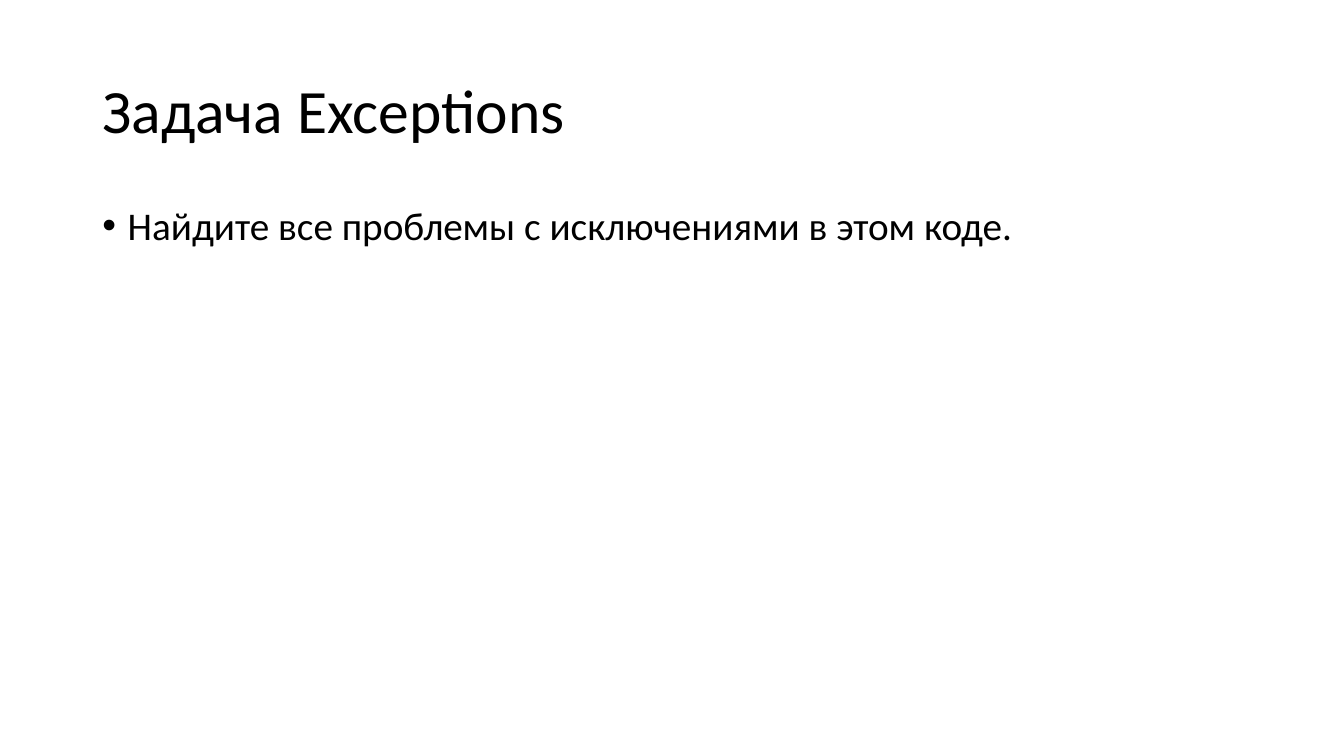
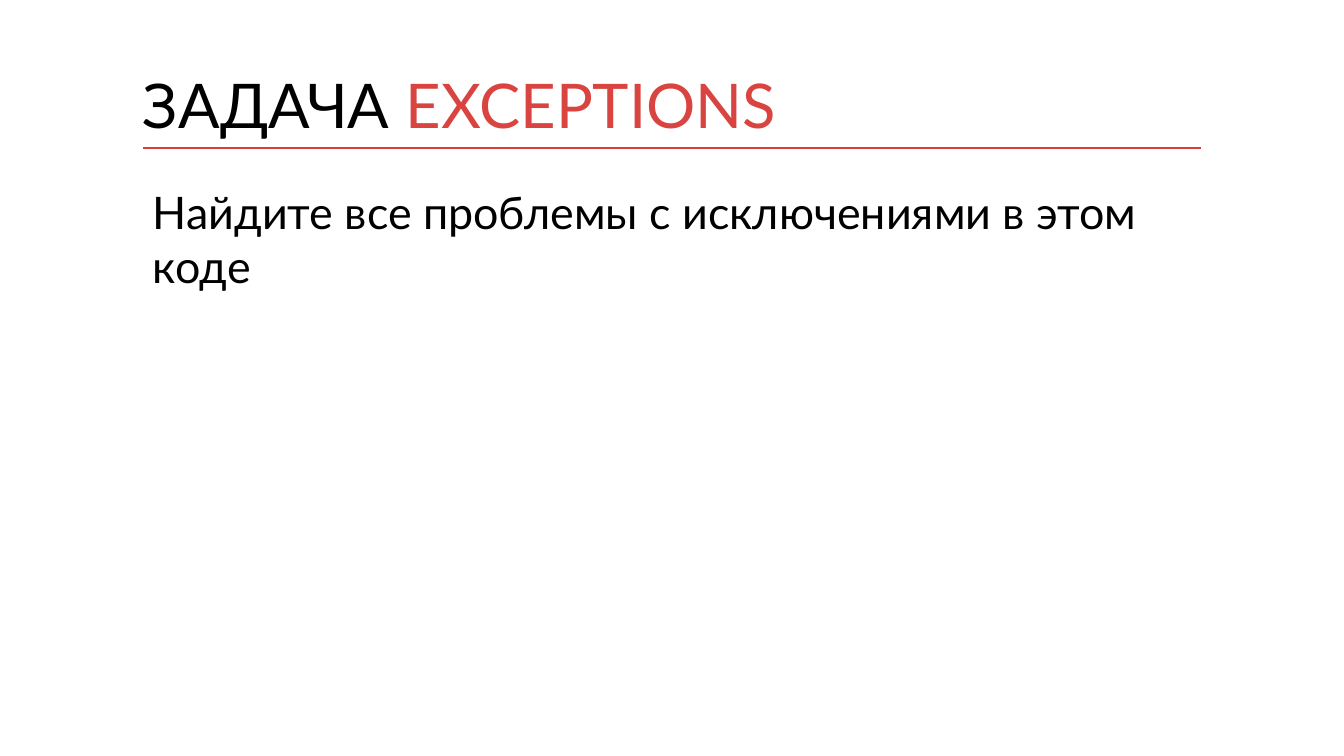
Before and after one commit to kontur-courses/exceptions, a slide deck: slide 23 of exceptions.pptx (slide 16 before the commit). Drawn at 1344x756 pixels with LibreOffice and Linux fonts; fonts in the diff are those of the drawing. Boxes give left, top, right and bottom in pixels: in the first picture for what was removed or moved away, otherwise in the second. Text is boxed around its words. In the diff, an @@ line names an element or a change of style, - is before the commit and + after.

```diff
--- a/exceptions.pptx
+++ b/exceptions.pptx
@@ title at bbox=[143, 83, 777, 139]: text changed; font Calibri to Lato; text colour #000000 to #D94440 @@
-Задача Exceptions
+ЗАДАЧА EXCEPTIONS
@@ title "ЗАДАЧА EXCEPTIONS" at bbox=[143, 83, 777, 139]: vertical alignment middle to bottom @@
@@ line added from (143, 148) to (1202, 148), #D83F3B 1 pt @@
@@ text at bbox=[153, 196, 1136, 291]: text changed; size 28 to 32 pt; font Calibri to Lato @@
-• Найдите все проблемы с исключениями в этом коде.
+Найдите все проблемы с исключениями в этом коде
```
Also in this commit, not shown: 14 other slides changed, 9 slides added, 1 slide removed, 6 other files.
